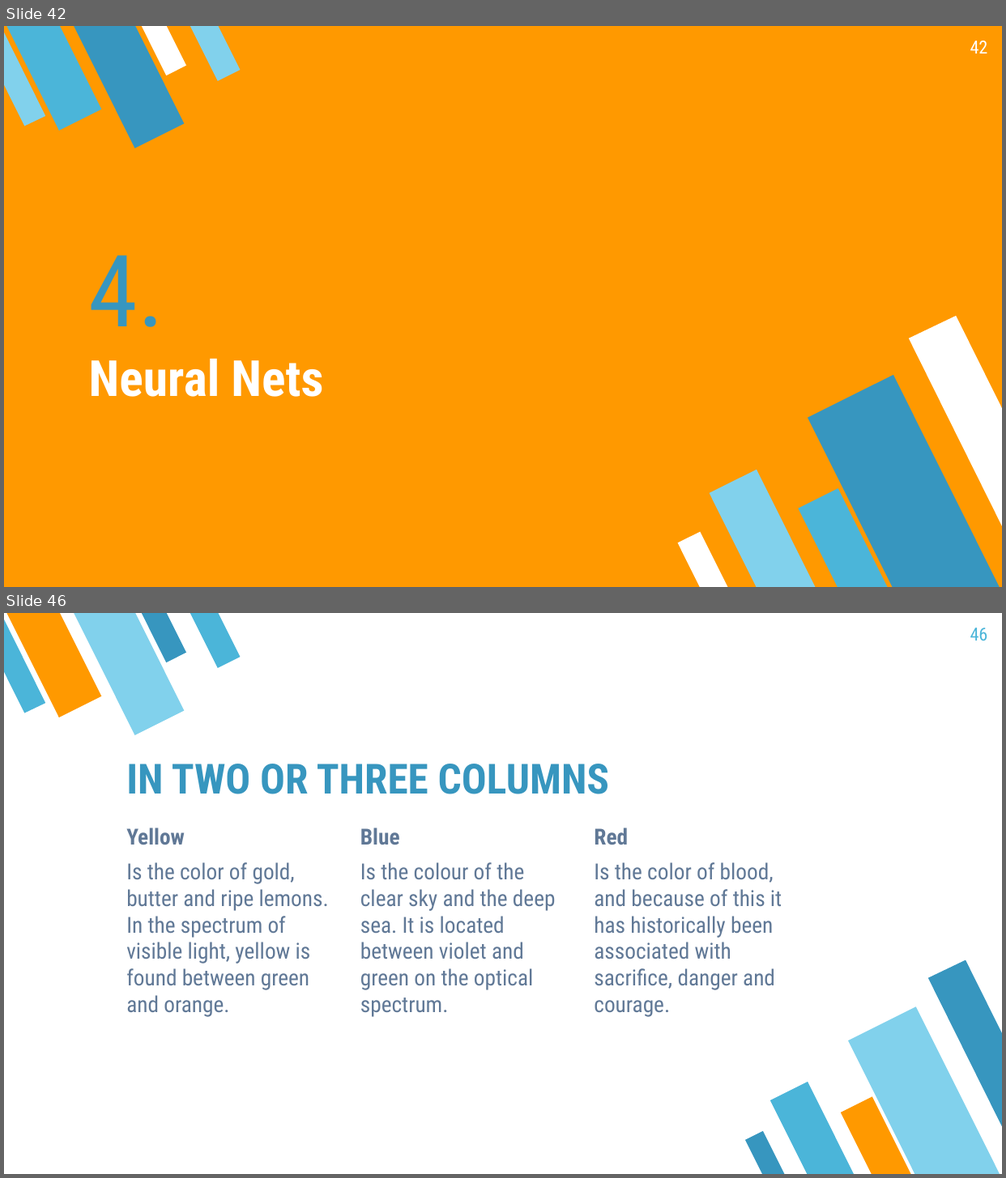
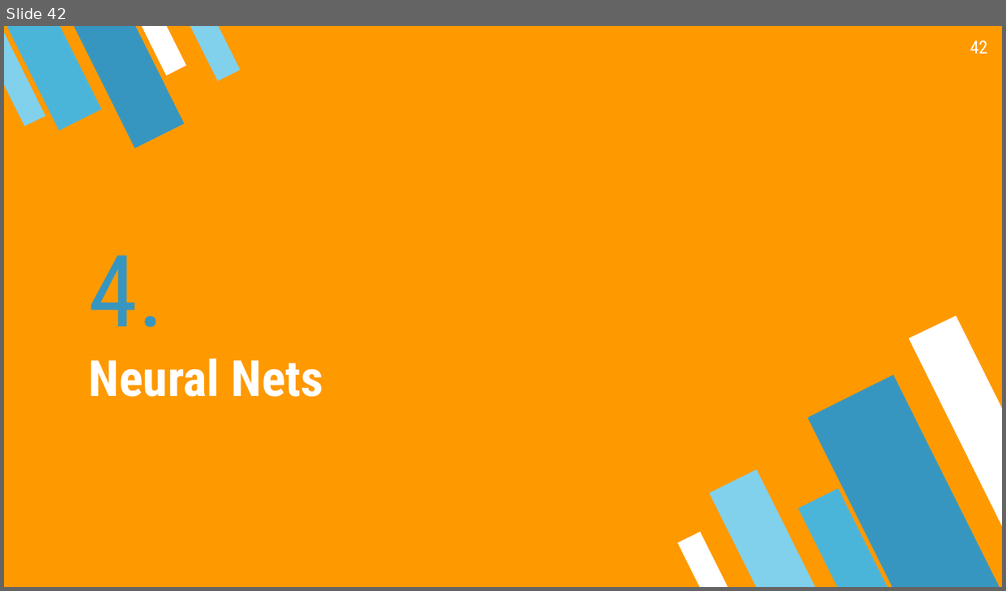
Before and after one commit to mayer79/ml_lecture, a slide deck: slides/DRAFT.pptx. Shown one above the other, each under a label of ours: slides 42 and 46 before the commit, slide 42 after it; the slides between them are not shown. The pictures are 1006x1178 and 1006x591 pixels, drawn with LibreOffice and Linux fonts; fonts in the diff are those of the drawing. Boxes give left, top, right and bottom in pixels: in the first picture for what was removed or moved away, otherwise in the second. Text is boxed around its words. In the diff, an @@ line names an element or a change of style, - is before the commit and + after.

```diff
--- a/slides/DRAFT.pptx
+++ b/slides/DRAFT.pptx
@@ slide 46 removed at <box>4,613,1002,1174</box>, background #FFFFFF @@
@@ group removed at <box>4,613,240,735</box>: 4 flow chart manual inputs, 1 freeform shape @@
@@ page number removed at <box>970,628,988,641</box> @@
-46
@@ title removed at <box>126,764,609,794</box> @@
-IN TWO OR THREE COLUMNS
@@ text removed at <box>126,828,329,1017</box> @@
-Yellow
-Is the color of gold, butter and ripe lemons. In the spectrum of visible light, yellow is found between green and orange.
@@ text removed at <box>360,828,556,1017</box> @@
-Blue
-Is the colour of the clear sky and the deep sea. It is located between violet and green on the optical spectrum.
@@ text removed at <box>594,828,782,1017</box> @@
-Red
-Is the color of blood, and because of this it has historically been associated with sacrifice, danger and courage.
@@ group removed at <box>746,960,1002,1174</box>: 4 flow chart manual inputs, 1 freeform shape @@
```
Also in this commit, not shown: 1 slide changed, 12 slides added, 16 other slides removed, 3 other files.
